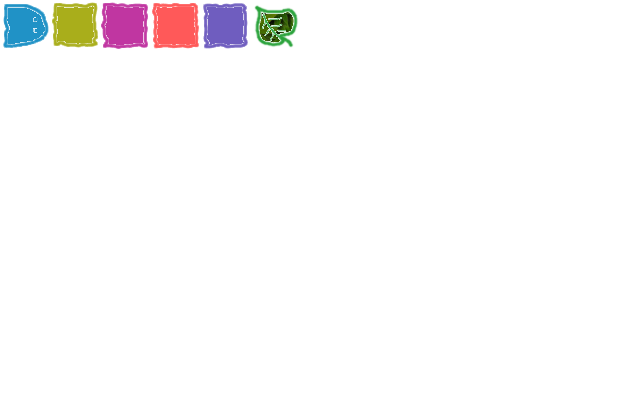
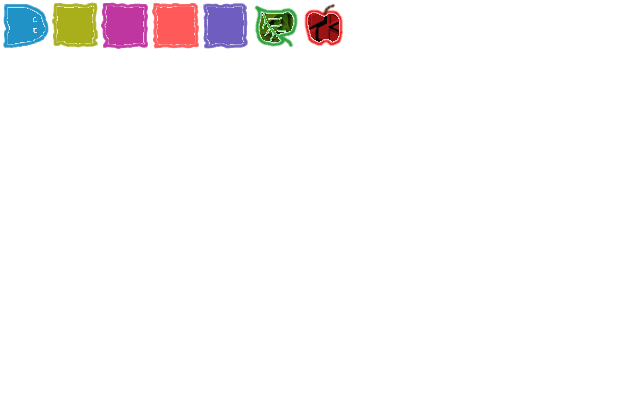
Layer changes from the first 640 x 400 image to the second:
painted on "Background" over 303, 3, 344, 47
